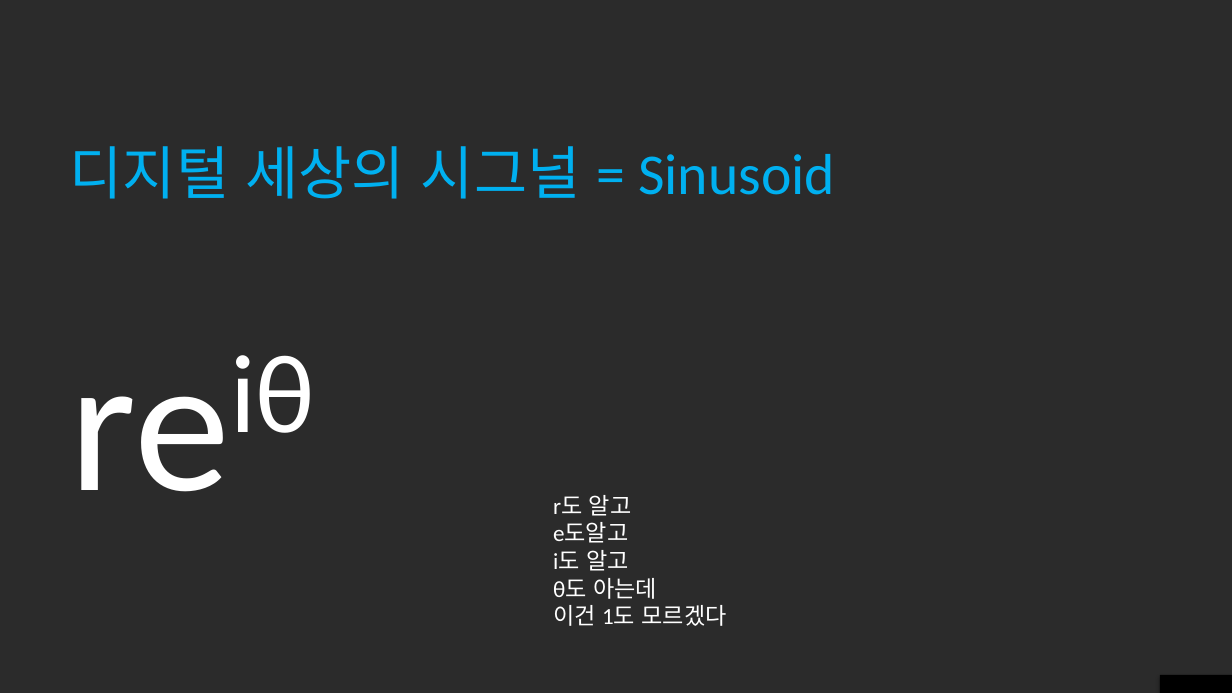
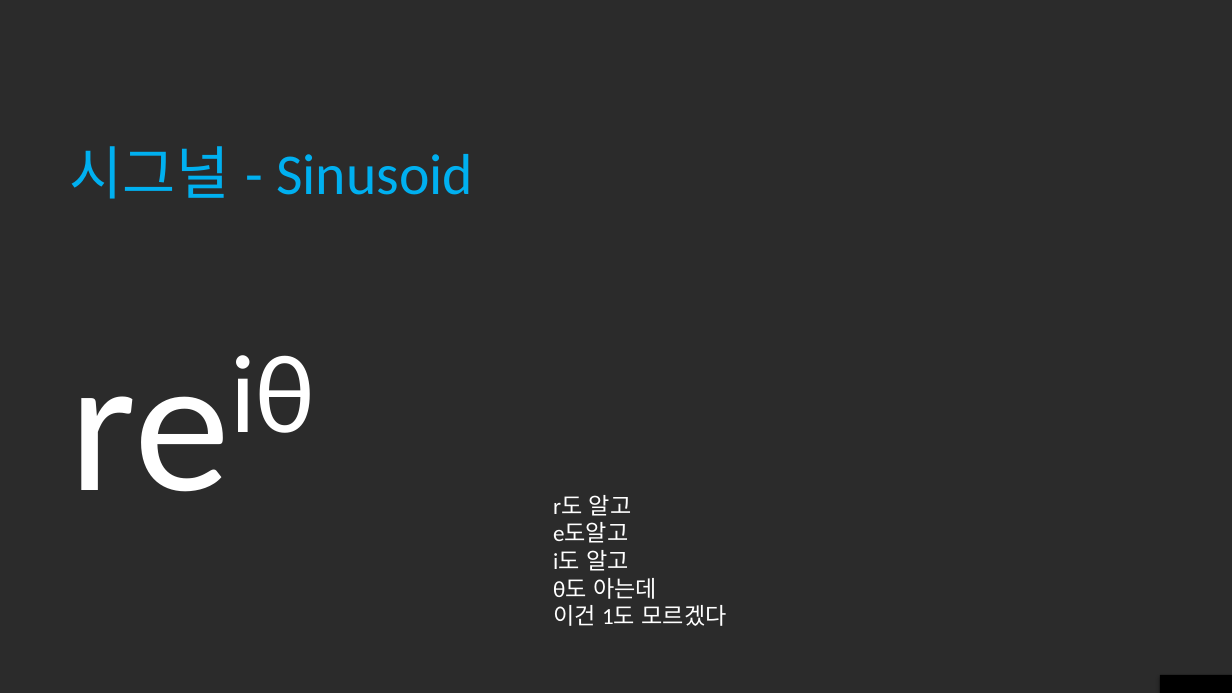
Before and after one commit to klimdev/DSP, a slide deck: slide 10 of 1. Introduction to DSP.pptx (slide 8 before the commit). Drawn at 1232x693 pixels with LibreOffice and Linux fonts; fonts in the diff are those of the drawing; background and template pictures are left out; a plain dark background stands for a picture behind light text. Boxes give left, top, right and bottom in pixels: in the first picture for what was removed or moved away, otherwise in the second. Text is boxed around its words. In the diff, an @@ line names an element or a change of style, - is before the commit and + after.

```diff
--- a/1. Introduction to DSP.pptx
+++ b/1. Introduction to DSP.pptx
@@ title at (70, 146, 473, 199): text changed @@
-디지털 세상의 시그널 = Sinusoid
+시그널 - Sinusoid
```
Also in this commit, not shown: 3 other slides changed, 10 slides added, 4 other files.
